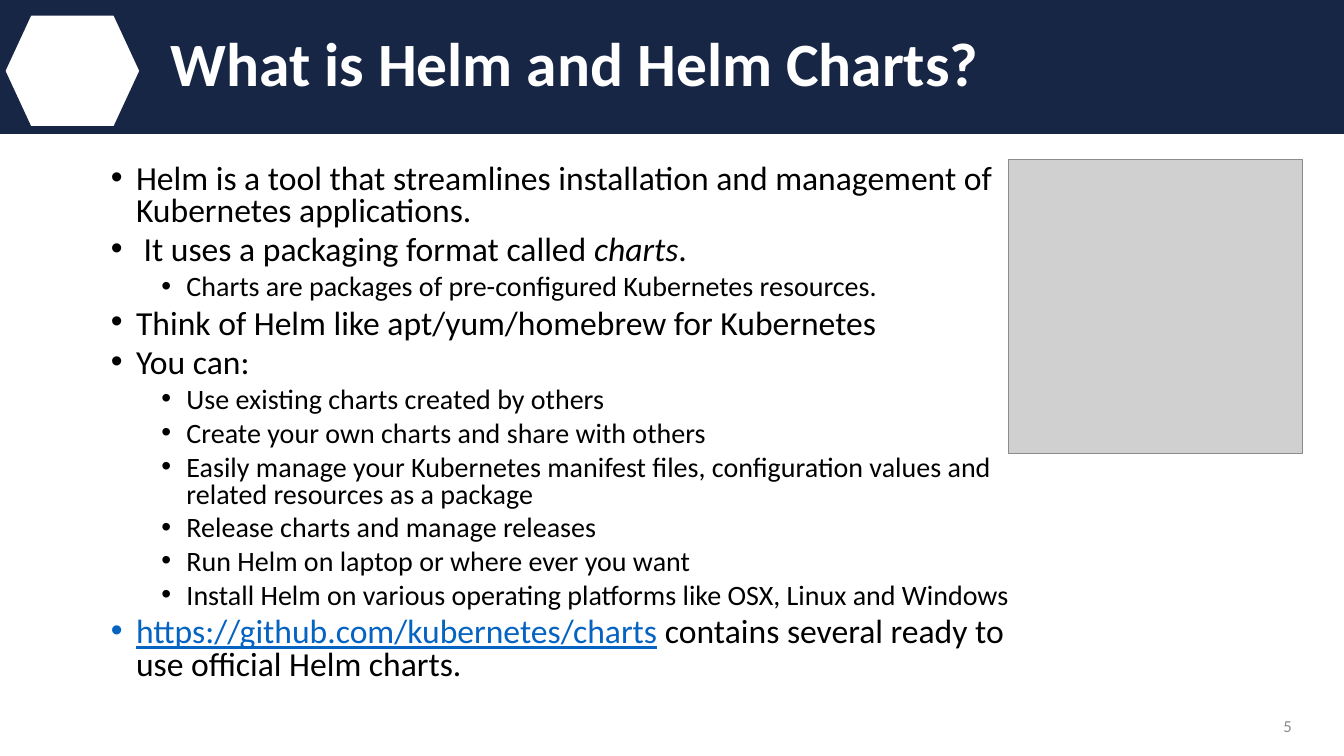
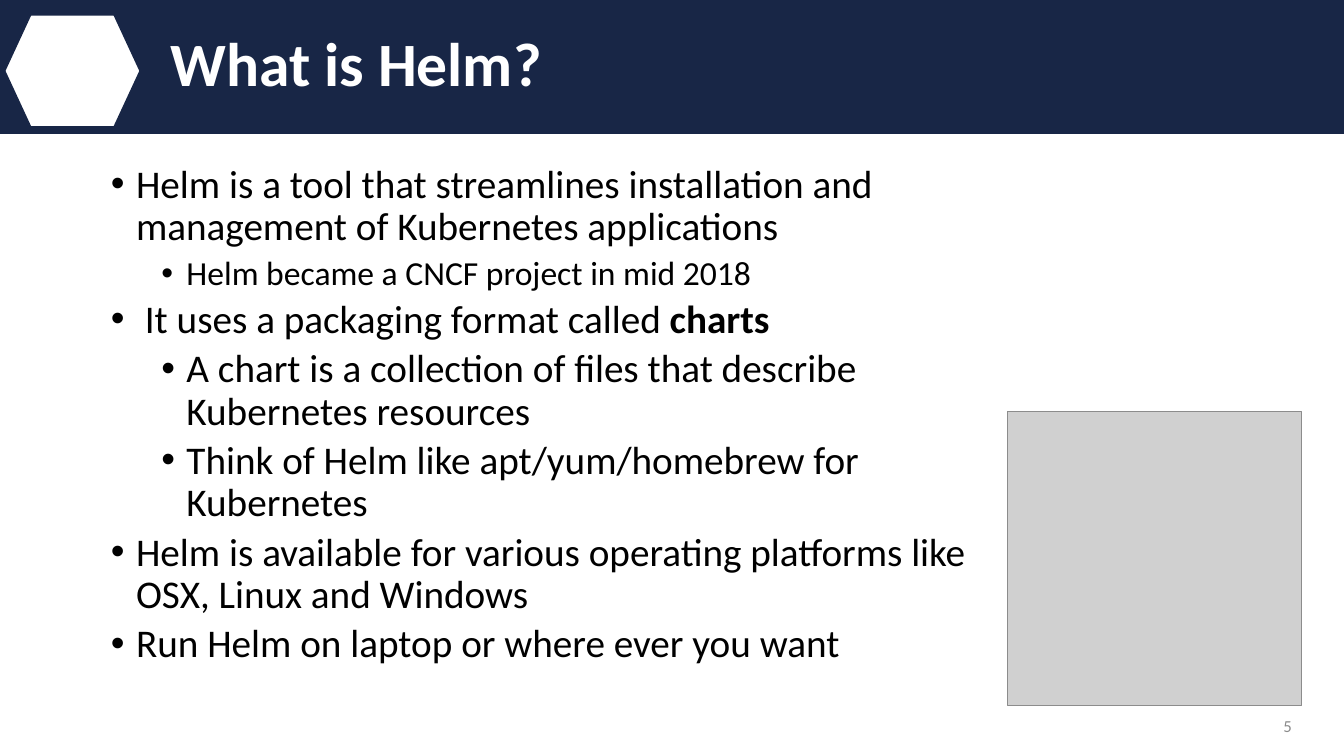
Before and after one commit to IBM/helm101, a slide deck: slide 5 of presentation/Helm.pptx. Drawn at 1344x756 pixels with LibreOffice and Linux fonts; fonts in the diff are those of the drawing; grey boxes stand for pictures; background and template pictures are left out. Boxes give left, top, right and bottom in pixels: in the first picture for what was removed or moved away, otherwise in the second. Text is boxed around its words. In the diff, an @@ line names an element or a change of style, - is before the commit and + after.

```diff
--- a/presentation/Helm.pptx
+++ b/presentation/Helm.pptx
@@ title at (171,42,541,87): text changed @@
-What is Helm and Helm Charts?
+What is Helm?
@@ text at (136,170,873,426): text changed; size 24 to 28 pt @@
-  • Helm is a tool that streamlines installation and management of Kubernetes applications.
-  • It uses a packaging format called charts.
-    • Charts are packages of pre-configured Kubernetes resources.
+  • Helm is a tool that streamlines installation and management of Kubernetes applications
+    • Helm became a CNCF project in mid 2018
+  • It uses a packaging format called charts
+    • A chart is a collection of files that describe Kubernetes resources
@@ picture: place and size @@
-picture at (1008,159,1303,454)
+picture at (1008,411,1303,706)
@@ text at (136,446,858,664): size 24 to 28 pt in "Think of Helm like apt/yum/homebrew for Kubernetes"; size 20 to 28 pt in "Run Helm on laptop or where ever ..."; list level 2 to 3 in "Think of Helm like apt/yum/homebrew ..."; line spacing 0.8 to 0.9; list level 3 to 2 in "Run Helm on laptop or ..." @@
@@ text at (136,538,965,613): text changed; size 20 to 28 pt @@
-  • You can:
-    • Use existing charts created by others
-    • Create your own charts and share with others
-    • Easily manage your Kubernetes manifest files, configuration values and related resources as a package
-    • Release charts and manage releases
+  • Helm is available for various operating platforms like OSX, Linux and Windows
@@ text at (136,585,1008,677): paragraphs removed @@
-    • Install Helm on various operating platforms like OSX, Linux and Windows
-  • https://github.com/kubernetes/charts contains several ready to use official Helm charts.
```
Also in this commit, not shown: 15 other slides changed, 11 slides added, 2 slides removed.
